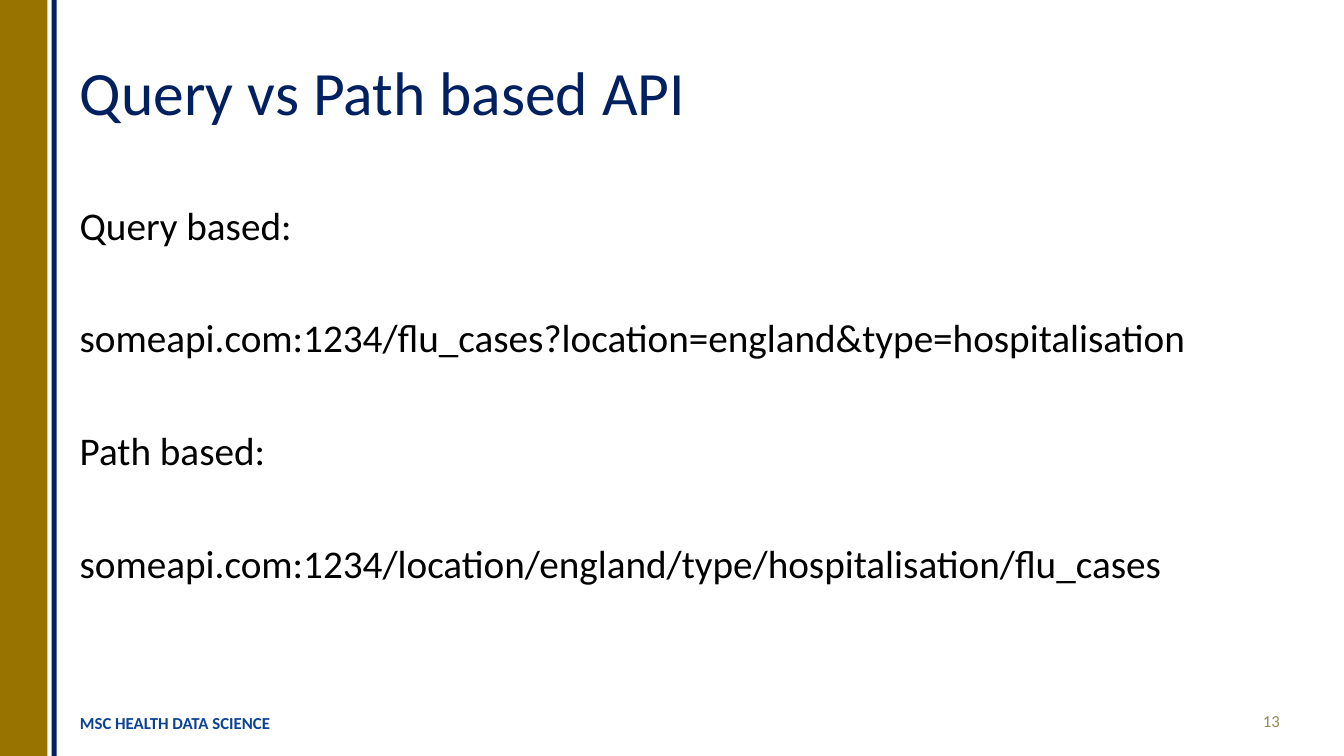
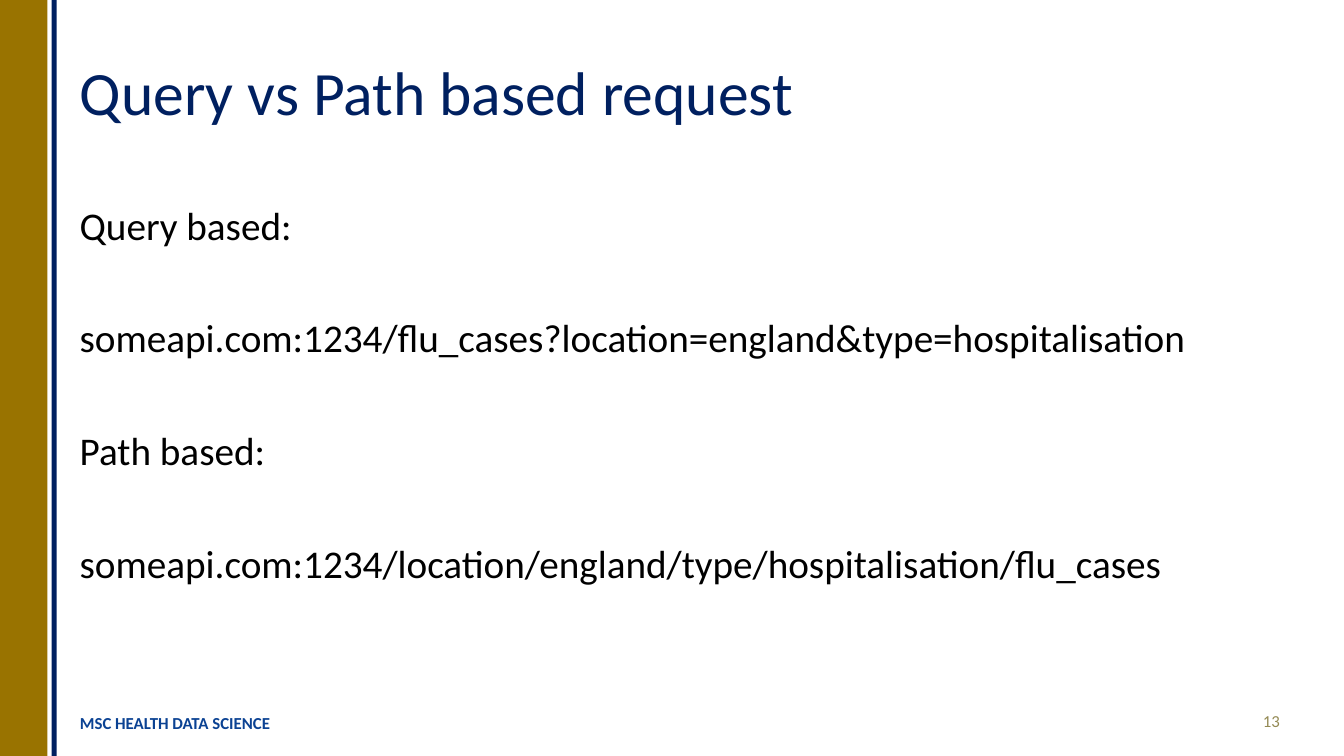
Before and after one commit to OllyButters/HDS-plumber, a slide deck: slide 13 of api_plumber_slides.pptx. Drawn at 1344x756 pixels with LibreOffice and Linux fonts; fonts in the diff are those of the drawing. Boxes give left, top, right and bottom in pixels: in the first picture for what was removed or moved away, otherwise in the second. Text is boxed around its words. In the diff, an @@ line names an element or a change of style, - is before the commit and + after.

```diff
--- a/api_plumber_slides.pptx
+++ b/api_plumber_slides.pptx
@@ title at <box>80,72,793,125</box>: text changed @@
-Query vs Path based API
+Query vs Path based request
```
Also in this commit, not shown: 4 other slides changed, 1 other file.
